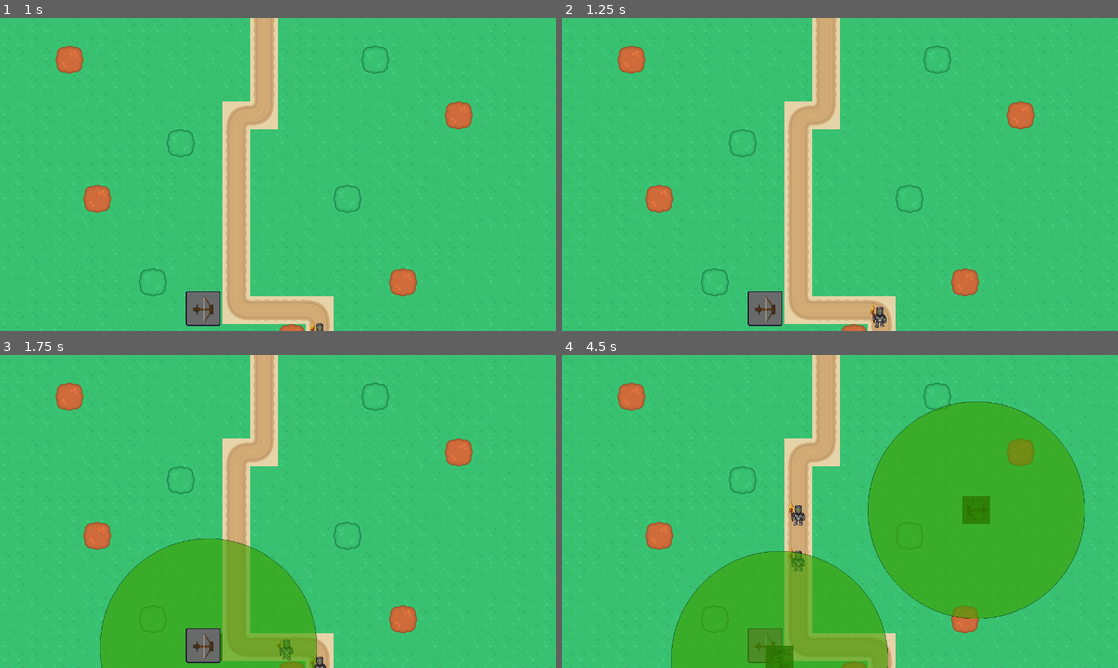
Above: before the commit, frames 1-4 (two rows, left to right).
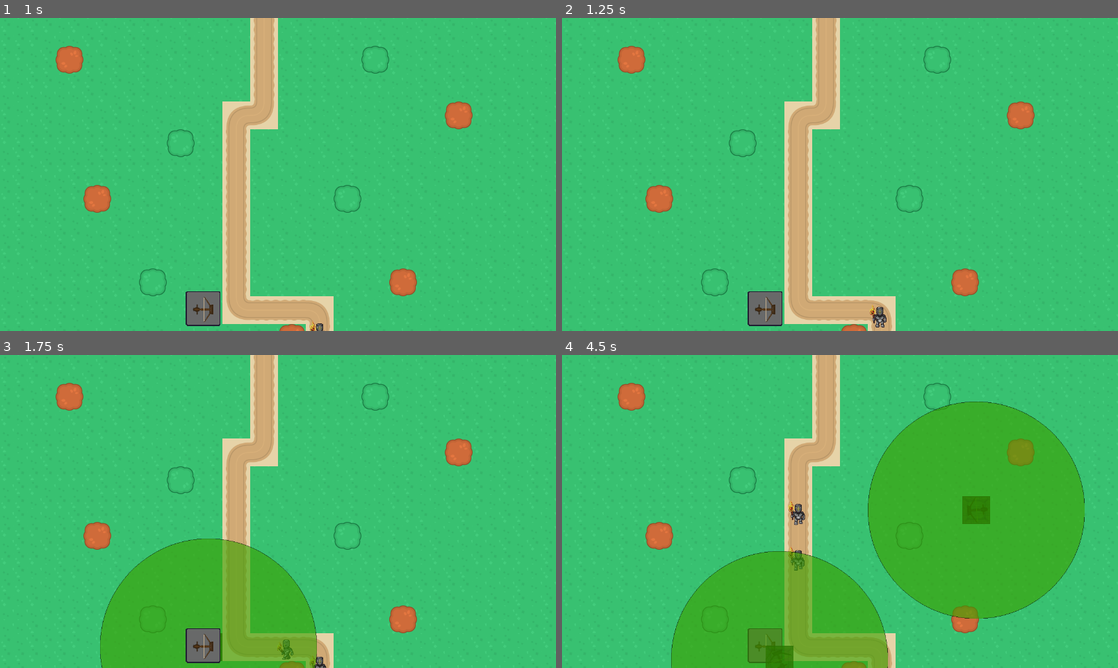
Above: after the commit, the same moments.

Repository: ld-51-game-jam/LD51-TD
Game: Godot game, scene res://src/start_menu/StartScene.tscn
Two runs of this game, one before a commit and one after it. Both use one fixed random seed, a clock stepped at 60 frames per second and the inputs below.
Inputs (mouse positions are in pixels of both pictures, inside the frame that each line leads up to):
- Up to frame 1 (1 s): click "Start" at 0.5 s
- Up to frame 2 (1.25 s): no input
- Up to frame 3 (1.75 s): click (205, 646) at 1.25 s
- Up to frame 4 (4.5 s): click (767, 646) at 2 s; click (767, 646) at 2.75 s; tap Enter (ui_accept) at 3.5, 3.77 s; move the mouse to (962, 495) at 3.52 s; move the mouse to (728, 527) at 4.27 s

Frame 1 is identical in both runs. In frame 2, less than 0.1% of the frame differs, in the area x 55-59%, y 91-100%; in frame 3, less than 0.1%; in frame 4, 0.2%, in the area x 40-44%, y 46-70%.
Error in both runs: Invalid set index 'rect_position' (on base: 'null instance') with value of type 'Vector2'. (res://src/levels/UI.gd:31)

Commit message:
Add correct animations

Diff:
--- a/src/enemies/Enemy.gd
+++ b/src/enemies/Enemy.gd
@@ -1,6 +1,7 @@
 extends PathFollow2D
 
-
+var posx
+var posy
 
 var timer_started: bool = false
 var human_health: int = 2
@@ -17,12 +18,29 @@
 	move(delta)
 
 func move(delta: float) -> void:
+	if posx != position.x:
+		var diffx = position.x - posx
+		if diffx < -1:
+			$KinematicBody2D/AnimatedSprite.animation = "human_walking_west"
+		if diffx > 1:
+			$KinematicBody2D/AnimatedSprite.animation = "human_walking_east"
+		posx = position.x
+	if posy != position.y:
+		var diffy = position.y - posy
+		if diffy < -1:
+			$KinematicBody2D/AnimatedSprite.animation = "human_walking_south"
+		if diffy > 1:
+			$KinematicBody2D/AnimatedSprite.animation = "human_walking_north"
+		posy = position.y
+
 	set_offset(get_offset() + _speed * delta )
 
 # Called when the node enters the scene tree for the first time.
 func _ready() -> void:
 	$KinematicBody2D/AnimatedSprite.animation = "human_walking_south"
 	$KinematicBody2D/AnimatedSprite.playing = true
+	posx = position.x
+	posy = position.y
 
 # handle timer hitting 10 seconds
 func _on_Timer_timeout() -> void:
--- a/src/levels/LevelOne.tscn
+++ b/src/levels/LevelOne.tscn
@@ -126,7 +126,7 @@
 
 [sub_resource type="Curve2D" id=3]
 _data = {
-"points": PoolVector2Array( 0, 0, 0, 0, 736, 752, 0, 0, 0, 0, 736, 720, 0.235702, 24.8666, -0.235702, -24.8666, 736, 696, 0, 0, 0, 0, 704, 672, 0, 0, 0, 0, 576, 672, 0.353553, 36.6517, -0.353553 …(190 unchanged characters)…
+"points": PoolVector2Array( 0, 0, 0, 0, 736, 752, 0, 0, 0, 0, 736, 720, 0.235702, 24.8666, -0.235702, -24.8666, 736, 696, 0, 0, 0, 0, 704, 672, -17.5937, 0.132283, 17.5937, -0.132283, 576, 672, 0.353553, 36.6517, -0.353553 …(190 unchanged characters)…
 }
 
 [node name="World" type="Node2D"]
